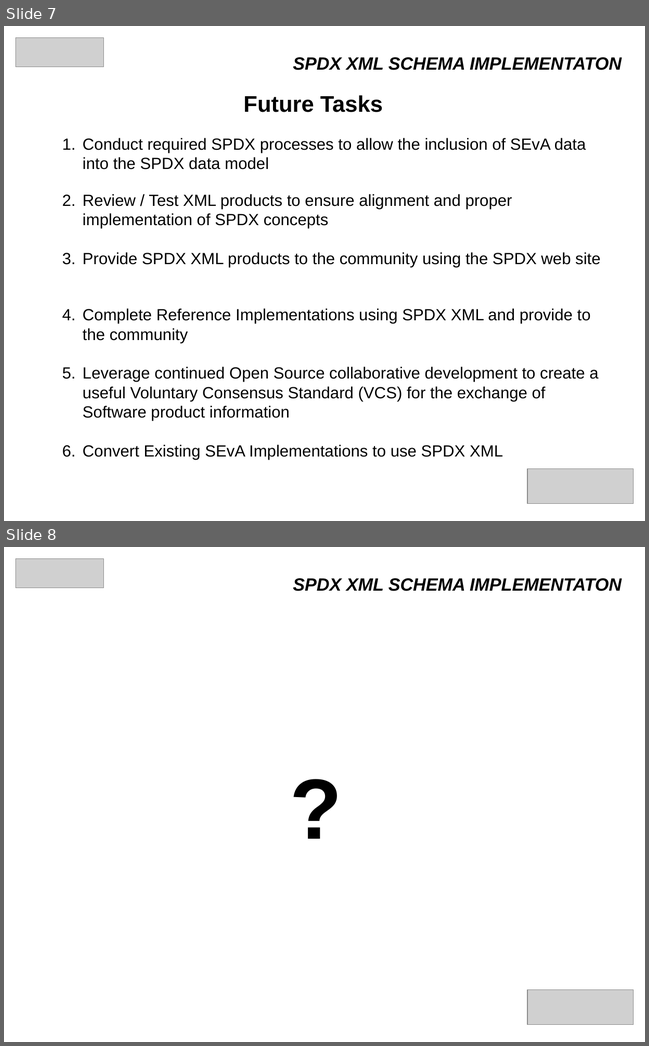
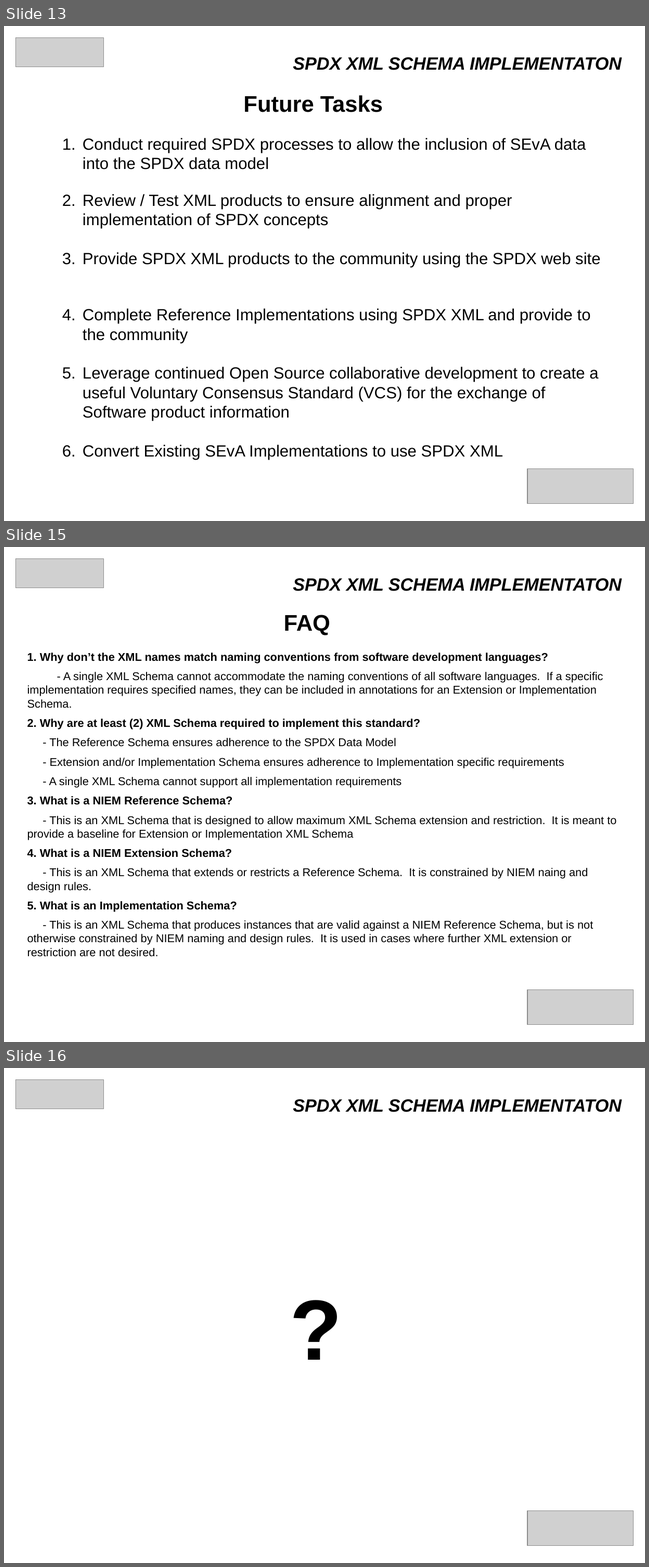
Before and after one commit to mil-oss/spdx-xsd, a slide deck: doc/NIEM_IEPD.odp. Shown one above the other, each under a label of ours: slides 7 and 8 before the commit, slides 13, 15 and 16 after it; the slides between them are not shown. The pictures are 649x1046 and 649x1567 pixels, drawn with LibreOffice and Linux fonts; fonts in the diff are those of the drawing; grey boxes stand for pictures. Boxes give left, top, right and bottom in pixels: in the first picture for what was removed or moved away, otherwise in the second. Text is boxed around its words. In the diff, an @@ line names an element or a change of style, - is before the commit and + after.

```diff
--- a/doc/NIEM_IEPD.odp
+++ b/doc/NIEM_IEPD.odp
@@ slide 15 added at (4,547,645,1042), background #FFFFFF @@
@@ picture added at (15,558,104,588) @@
@@ text added at (293,578,621,591), 22 pt, text #000000, bold, italic @@
+SPDX XML SCHEMA IMPLEMENTATON
@@ text added at (284,615,330,635), 28 pt, text #000000, bold @@
+FAQ
@@ text added at (27,653,616,957), 14 pt, text #000000 @@
+1. Why don’t the XML names match naming conventions from software development languages?
+- A single XML Schema cannot accommodate the naming conventions of all software languages. If a specific implementation requires specified names, they can be included in annotations for an Extension or Implementation Schema.
+2. Why are at least (2) XML Schema required to implement this standard?
+- The Reference Schema ensures adherence to the SPDX Data Model
+- Extension and/or Implementation Schema ensures adherence to Implementation specific requirements
+- A single XML Schema cannot support all implementation requirements
+3. What is a NIEM Reference Schema?
+- This is an XML Schema that is designed to allow maximum XML Schema extension and restriction. It is meant to provide a baseline for Extension or Implementation XML Schema
+4. What is a NIEM Extension Schema?
+- This is an XML Schema that extends or restricts a Reference Schema. It is constrained by NIEM naing and design rules.
+5. What is an Implementation Schema?
+- This is an XML Schema that produces instances that are valid against a NIEM Reference Schema, but is not otherwise constrained by NIEM naming and design rules. It is used in cases where further XML extension or restriction are not desired.
@@ picture added at (527,990,633,1024) @@
@@ what was slide 7 is now slide 13 @@
@@ what was slide 8 is now slide 16 @@
```
Also in this commit, not shown: 7 other slides added, 28 other files.
